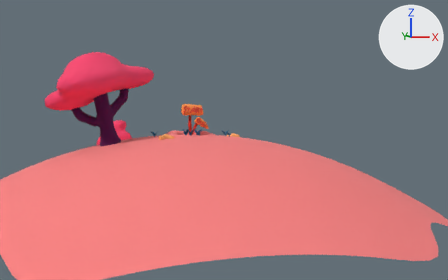
One commit to the Blender file assets/models/mainMenu.blend: the scene before it, then after it.
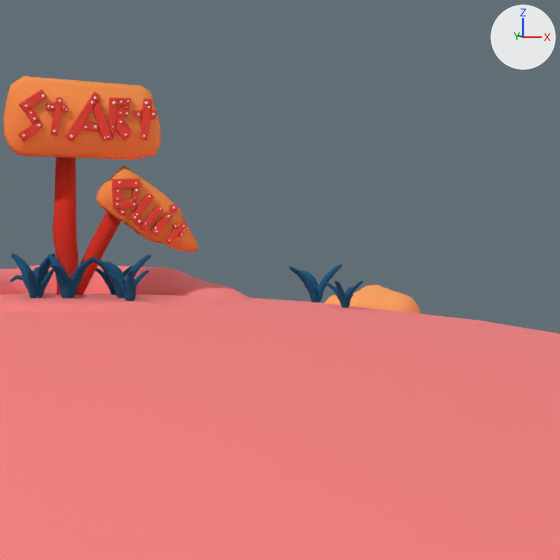
There are two pictures of each version: one from a 50 mm lens placed at (-14.47, -72.77, 7.04), pointed at (4.22, -0.11, 2.66), one close up on the part from 40% to 58% of the width and 33% to 61% of the height. Arrows for +X, +Y and +Z are at upper right; the lights stay in place.

Names of what the first close-up shows: 'Collection', 'Collection.003', 'Collection.008', 'Collection.011', 'Planet', 'Poles', 'Quit', 'QuitSignSign', 'Start', 'StartSignSign'.
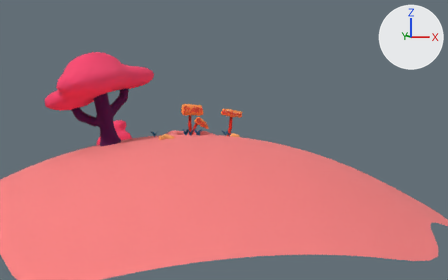
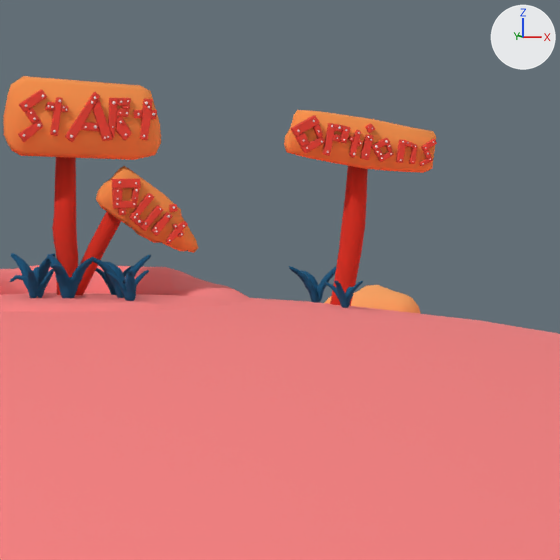
What differs and where, as boxes (x1, y1, x2, y2) in the close-ups (560 x 560 px):
'OptionSignSign', added (orange): after (284, 110, 436, 173)
'Poles.001', added (red): after (330, 166, 368, 306)
'Options', added (red): after (291, 115, 437, 166)

The change, as a list of edits to the scene's bpy script:
```text
Add ob_sphere_095:
    ob_sphere_095 = bpy.data.objects.new('Sphere.095', me_sphere_095)  # a UV sphere (8 segments, 4 rings, poles along z) spanning x -0.00112..0.00088, y -0.001..0.001, z -0.00117..0.00083; in mat_nail (white #e7e7e7)
    ob_sphere_095.location = (6.21, -0.6, 5.71)
    ob_sphere_095.rotation_euler = (0.0, -0.491, 0.0)  # degrees (0, -28, 0)
    ob_sphere_095.scale = (17.2, 17.2, 17.2)
Add ob_sphere_094:
    ob_sphere_094 = bpy.data.objects.new('Sphere.094', me_sphere_094)  # a UV sphere (8 segments, 4 rings, poles along z) spanning x -0.00116..0.00084, y -0.001..0.001, z -0.00122..0.00078; in mat_nail (white #e7e7e7)
    ob_sphere_094.location = (6.14, -0.59, 5.54)
    ob_sphere_094.rotation_euler = (0.0, -0.491, 0.0)  # degrees (0, -28, 0)
    ob_sphere_094.scale = (14.6, 14.6, 14.6)
Add ob_sphere_093:
    ob_sphere_093 = bpy.data.objects.new('Sphere.093', me_sphere_094.copy())
    ob_sphere_093.location = (6.25, -0.59, 5.61)
    ob_sphere_093.rotation_euler = (0.0, -0.491, 0.0)  # degrees (0, -28, 0)
    ob_sphere_093.scale = (14.6, 14.6, 14.6)
Add ob_sphere_092:
    ob_sphere_092 = bpy.data.objects.new('Sphere.092', me_sphere_092)  # a UV sphere (8 segments, 4 rings, poles along z) spanning x -0.00126..0.00074, y -0.001..0.001, z -0.00119..0.00081; in mat_nail (white #e7e7e7)
    ob_sphere_092.location = (6.18, -0.59, 5.81)
    ob_sphere_092.rotation_euler = (0.0, -0.491, 0.0)  # degrees (0, -28, 0)
    ob_sphere_092.scale = (18.6, 18.6, 18.6)
Add ob_sphere_091:
    ob_sphere_091 = bpy.data.objects.new('Sphere.091', me_sphere_092.copy())
    ob_sphere_091.location = (6.31, -0.59, 5.91)
    ob_sphere_091.rotation_euler = (0.0, -0.491, 0.0)  # degrees (0, -28, 0)
    ob_sphere_091.scale = (18.6, 18.6, 18.6)
Add ob_sphere_090:
    ob_sphere_090 = bpy.data.objects.new('Sphere.090', me_sphere_094.copy())
    ob_sphere_090.location = (5.95, -0.59, 5.58)
    ob_sphere_090.rotation_euler = (0.0, -0.491, 0.0)  # degrees (0, -28, 0)
    ob_sphere_090.scale = (14.6, 14.6, 14.6)
Add ob_sphere_089:
    ob_sphere_089 = bpy.data.objects.new('Sphere.089', me_sphere_094.copy())
    ob_sphere_089.location = (6.0, -0.59, 5.83)
    ob_sphere_089.rotation_euler = (0.0, -0.491, 0.0)  # degrees (0, -28, 0)
    ob_sphere_089.scale = (14.6, 14.6, 14.6)
Add ob_sphere_088:
    ob_sphere_088 = bpy.data.objects.new('Sphere.088', me_sphere_094.copy())
    ob_sphere_088.location = (5.93, -0.59, 5.84)
    ob_sphere_088.rotation_euler = (0.0, -0.491, 0.0)  # degrees (0, -28, 0)
    ob_sphere_088.scale = (11.1, 11.1, 11.1)
Add ob_options:
    ob_options = bpy.data.objects.new('Options', me_cube_006)  # 204 vertices, 158 faces; spans x -1.34..1.21, y -0.09..0.09, z -0.24..0.47; in mat_woodfont (red #e7493a); modifiers BEVEL
    ob_options.location = (5.15, -0.53, 5.81)
    ob_options.rotation_euler = (0.0, 0.0862, 0.0)  # degrees (0, 4.9, 0)
Add ob_optionsignsign:
    ob_optionsignsign = bpy.data.objects.new('OptionSignSign', me_cube_005)  # 44 vertices, 46 faces; spans x -1.41..1.22, y -0.13..0.13, z -0.39..0.47; in mat_plate (orange #ff984f)
    ob_optionsignsign.location = (5.18, -0.33, 5.84)
    ob_optionsignsign.rotation_euler = (0.0, 0.195, 0.0)  # degrees (0, 11, 0)
    ob_optionsignsign.scale = (1.0, 1.28, 1.0)
Add ob_poles_001:
    ob_poles_001 = bpy.data.objects.new('Poles.001', me_cylinder_001)  # 90 vertices, 77 faces; spans x -0.09..0.35, y -0.2..0.2, z 2.79..5.81; in mat_poles (red #d62f1b)
    ob_poles_001.location = (4.31, 0.0, -0.02)
    ob_poles_001.rotation_euler = (0.0, 0.134, 0.0)  # degrees (0, 7.7, 0)
```
